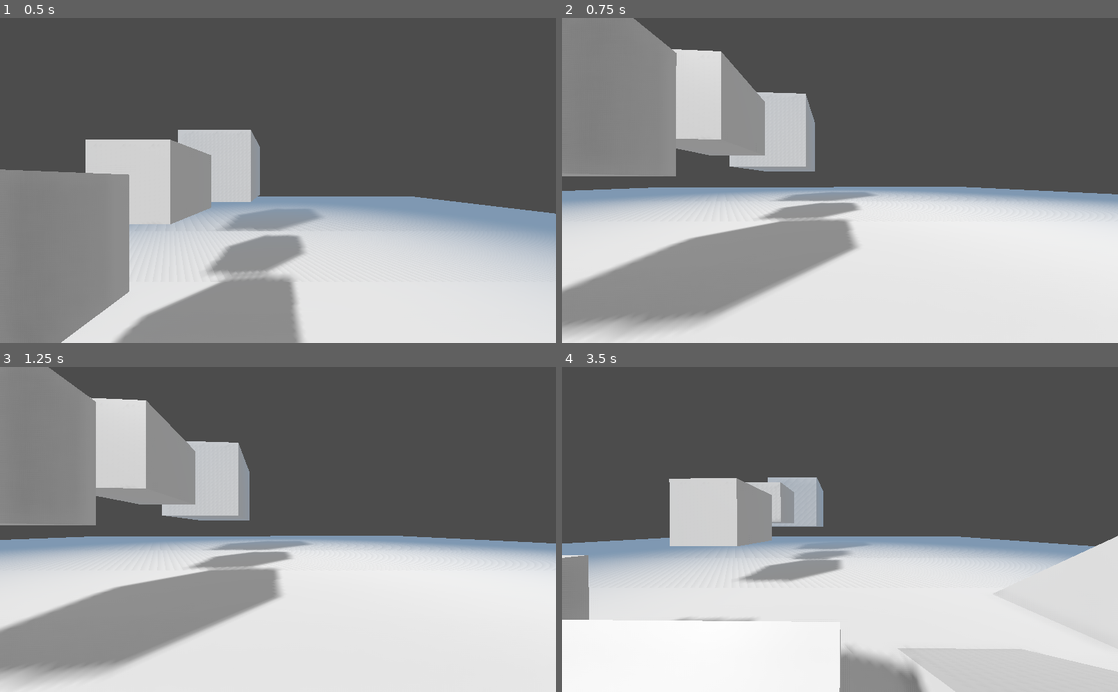
Above: before the commit, frames 1-4 (two rows, left to right).
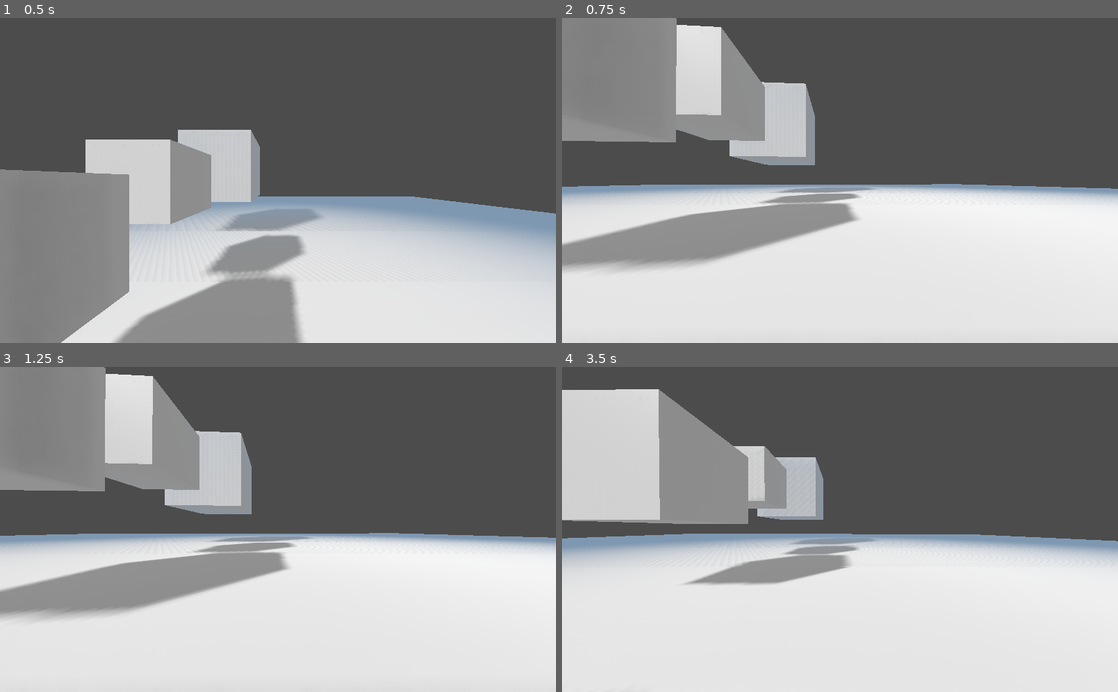
Above: after the commit, the same moments.

Repository: LoslierDimitri/Vampire
Game: Godot game, scene res://Main/Main.tscn
Same seed, same stepped clock (60 frames per second), same inputs: the game is played once before the commit and once after it.
Inputs (mouse positions are in pixels of both pictures, inside the frame that each line leads up to):
- Up to frame 1 (0.5 s): no input
- Up to frame 2 (0.75 s): move the mouse to (867, 180) at 0.52 s; hold C (c) from 0.53 s (still down)
- Up to frame 3 (1.25 s): keep holding C (c); tap D (d) at 0.8 s
- Up to frame 4 (3.5 s): tap Enter at 1.25 s; move the mouse to (812, 529) at 1.27 s; release C (c) at 1.28 s; tap D (d) at 1.35 s; tap S (s) at 1.55 s; tap Space (space) at 2, 3.05 s; move the mouse to (851, 523) at 2.02 s; hold S (s) 2.03-2.78 s; tap Shift (shift) at 2.3, 2.85 s; move the mouse to (834, 536) at 2.77 s

Frame 1 is identical in both runs. In frame 2, 24% of the frame differs, in the area x 0-100%, y 0-98%; in frame 3, 24%; in frame 4, 28%, in the area x 0-100%, y 6-100%.

Commit message:
Crouch and slide done
All basic movement done.

Todo:
Load scene with menu. Save and load game

Diff:
--- a/Vampire_godot/Player/Player.tscn
+++ b/Vampire_godot/Player/Player.tscn
@@ -10,8 +10,17 @@
 
 [sub_resource type="BoxShape" id=3]
 
+[sub_resource type="CylinderShape" id=7]
+height = 0.1
+
 [sub_resource type="CapsuleShape" id=1]
 height = 2.0
+
+[sub_resource type="CapsuleShape" id=5]
+height = 0.5
+
+[sub_resource type="CapsuleShape" id=6]
+height = 0.5
 
 [node name="Player" type="KinematicBody"]
 script = ExtResource( 2 )
@@ -36,17 +45,17 @@
 transform = Transform( 1, 0, 0, 0, 1, 0, 0, 0, 1, 0, 2, 0 )
 shape = SubResource( 4 )
 
-[node name="Area_climb_up" type="Area" parent="Player_stand"]
+[node name="Area_stand_climb_up" type="Area" parent="Player_stand"]
 transform = Transform( 1, 0, 0, 0, 1, 0, 0, 0, 1, 0, 0.5, -1.5 )
 
-[node name="Collision_climb_up" type="CollisionShape" parent="Player_stand/Area_climb_up"]
+[node name="Collision_climb_up" type="CollisionShape" parent="Player_stand/Area_stand_climb_up"]
 transform = Transform( 0.5, 0, 0, 0, 0.5, 0, 0, 0, 0.1, 0, 0, 0 )
 shape = SubResource( 2 )
 
-[node name="Area_climb_down" type="Area" parent="Player_stand"]
+[node name="Area_stand_climb_down" type="Area" parent="Player_stand"]
 transform = Transform( 1, 0, 0, 0, 1, 0, 0, 0, 1, 0, -0.5, -1.5 )
 
-[node name="Collision_climb_down" type="CollisionShape" parent="Player_stand/Area_climb_down"]
+[node name="Collision_climb_down" type="CollisionShape" parent="Player_stand/Area_stand_climb_down"]
 transform = Transform( 0.5, 0, 0, 0, 0.5, 0, 0, 0, 0.1, 0, 0, 0 )
 shape = SubResource( 3 )
 
@@ -55,23 +64,40 @@
 [node name="Player_crouch" type="Spatial" parent="."]
 
 [node name="Position_camera_crouch" type="Position3D" parent="Player_crouch"]
+transform = Transform( 1, 0, 0, 0, 1, 0, 0, 0, 1, 0, -0.25, 0 )
+
+[node name="Area_crouch_top" type="Area" parent="Player_crouch"]
+transform = Transform( 1, 0, 0, 0, 1, 0, 0, 0, 1, 0, 0.6, 0 )
+
+[node name="CollisionShape" type="CollisionShape" parent="Player_crouch/Area_crouch_top"]
+shape = SubResource( 7 )
 
 [node name="Player_slide" type="Spatial" parent="."]
 
 [node name="Position_camera_slide" type="Position3D" parent="Player_slide"]
+transform = Transform( 1, 0, 0, 0, 1, 0, 0, 0, 1, 0, -0.2, 0 )
+
+[node name="Timer_slide" type="Timer" parent="Player_slide"]
 
 [node name="Collision_stand" type="CollisionShape" parent="."]
 transform = Transform( 1, 0, 0, 0, -4.37114e-08, -1, 0, 1, -4.37114e-08, 0, 0, 0 )
+visible = false
 shape = SubResource( 1 )
 
 [node name="Collision_crouch" type="CollisionShape" parent="."]
+transform = Transform( 1, 0, 0, 0, -4.37114e-08, -1, 0, 1, -4.37114e-08, 0, -0.75, 0 )
+shape = SubResource( 5 )
 
 [node name="Collision_slide" type="CollisionShape" parent="."]
+transform = Transform( 1, 0, 0, 0, -4.37114e-08, -1, 0, 1, -4.37114e-08, 0, -0.75, 0 )
+visible = false
+shape = SubResource( 6 )
 
 [connection signal="body_entered" from="Player_stand/Area_stand_top" to="." method="_on_Area_stand_top_body_entered"]
 [connection signal="body_exited" from="Player_stand/Area_stand_top" to="." method="_on_Area_stand_top_body_exited"]
-[connection signal="body_entered" from="Player_stand/Area_climb_up" to="." method="_on_Area_climb_up_body_entered"]
-[connection signal="body_exited" from="Player_stand/Area_climb_up" to="." method="_on_Area_climb_up_body_exited"]
-[connection signal="body_entered" from="Player_stand/Area_climb_down" to="." method="_on_Area_climb_down_body_entered"]
-[connection signal="body_exited" from="Player_stand/Area_climb_down" to="." method="_on_Area_climb_down_body_exited"]
+[connection signal="body_entered" from="Player_stand/Area_stand_climb_up" to="." method="_on_Area_stand_climb_up_body_entered"]
+[connection signal="body_exited" from="Player_stand/Area_stand_climb_up" to="." method="_on_Area_stand_climb_up_body_exited"]
+[connection signal="body_entered" from="Player_stand/Area_stand_climb_down" to="." method="_on_Area_stand_climb_down_body_entered"]
+[connection signal="body_exited" from="Player_stand/Area_stand_climb_down" to="." method="_on_Area_stand_climb_down_body_exited"]
 [connection signal="timeout" from="Player_stand/Timer_climb" to="." method="_on_Timer_climb_timeout"]
+[connection signal="timeout" from="Player_slide/Timer_slide" to="." method="_on_Timer_slide_timeout"]
--- a/Vampire_godot/Script/Player.gd
+++ b/Vampire_godot/Script/Player.gd
@@ -14,6 +14,7 @@
 onready var COLLISION_SLIDE = get_node("Collision_slide")
 
 onready var TIMER_CLIMB = get_node("Player_stand/Timer_climb")
+onready var TIMER_SLIDE = get_node("Player_slide/Timer_slide")
 
 ##########################################################################
 #input variable
@@ -36,6 +37,7 @@
 var direction = Vector3()
 var movement = Vector3()
 var climb_movement = Vector3()
+var slide_movement = Vector3()
 
 var gravity_vector = Vector3()
 var gravity = 30
@@ -59,6 +61,13 @@
 export var timer_climb_fast = 0.5
 export var timer_climb_fast_value = 4
 
+var is_crouch = false
+
+var is_slide = false
+var slide_timer = false
+export var timer_slide_normal = 1
+export var timer_slide_long = 2
+
 ##########################################################################
 func _ready():
 	Input.set_mouse_mode(Input.MOUSE_MODE_CAPTURED)
@@ -73,6 +82,9 @@
 #	timer_climb_value_actual = timer_climb_normal_value
 	TIMER_CLIMB.wait_time = timer_climb_fast
 	timer_climb_value_actual = timer_climb_fast_value
+
+	TIMER_SLIDE.wait_time = timer_slide_normal
+#	TIMER_SLIDE.wait_time = timer_slide_long
 
 ##########################################################################
 func input():
@@ -116,9 +128,17 @@
 	if (input_d == true):
 		direction += transform.basis.x
 
+	if (input_c_just == true):
+		is_crouch = not is_crouch
+
 	speed_actual = speed_walk
 	if (input_shift == true and input_z == true):
 		speed_actual = speed_run
+	if (is_crouch == true):
+		speed_actual = speed_crouch
+
+	if (is_crouch == true and input_z == true and input_shift == true):
+		is_crouch = false
 
 	if (jump_stop == true):
 		gravity_vector = Vector3()
@@ -137,6 +157,23 @@
 	movement.z = direction.z * speed_actual + gravity_vector.z
 	movement.y = gravity_vector.y
 
+	if (climb_timer == false):
+		if (is_crouch == true):
+			COLLISION_STAND.disabled = true
+			COLLISION_CROUCH.disabled = false
+			COLLISION_SLIDE.disabled = true
+			CAMERA_PIVOT.global_transform.origin = POSITION_CAMERA_CROUCH.global_transform.origin
+		elif (is_slide == true):
+			COLLISION_STAND.disabled = true
+			COLLISION_CROUCH.disabled = true
+			COLLISION_SLIDE.disabled = false
+			CAMERA_PIVOT.global_transform.origin = POSITION_CAMERA_SLIDE.global_transform.origin
+		else:
+			COLLISION_STAND.disabled = false
+			COLLISION_CROUCH.disabled = true
+			COLLISION_SLIDE.disabled = true
+			CAMERA_PIVOT.global_transform.origin = POSITION_CAMERA_STAND.global_transform.origin
+
 	if (is_climb_up == false and is_climb_down == true):
 		if (input_z == true and input_space == true):
 			if (climb_timer == false):
@@ -146,10 +183,27 @@
 				climb_movement = Vector3(climb_movement_x, climb_movement_y, climb_movement_z)
 				TIMER_CLIMB.start()
 				COLLISION_STAND.disabled = true
+				COLLISION_CROUCH.disabled = true
+				COLLISION_SLIDE.disabled = true
 				climb_timer = true
+
+	if (input_z == true and input_c_just == true and input_shift == true):
+		var slide_movement_x = direction.x
+		var slide_movement_y = gravity_vector.y
+		var slide_movement_z = direction.z
+		slide_movement = Vector3(slide_movement_x, slide_movement_y, slide_movement_z) * speed_slide
+		is_slide = true
+		TIMER_SLIDE.start()
+		slide_timer = true
 
 	if (climb_timer == true):
 		movement = climb_movement
+	elif (slide_timer == true):
+		movement = slide_movement
+
+	if (slide_timer == true and input_space_just == true):
+		slide_timer = false
+		TIMER_SLIDE.stop()
 
 ##########################################################################
 func _physics_process(delta):
@@ -185,17 +239,24 @@
 	pass
 
 ##########################################################################
-func _on_Area_climb_up_body_entered(body):
+func _on_Area_stand_climb_up_body_entered(body):
 	is_climb_up = true
-func _on_Area_climb_up_body_exited(body):
+func _on_Area_stand_climb_up_body_exited(body):
 	is_climb_up = false
 
-func _on_Area_climb_down_body_entered(body):
+func _on_Area_stand_climb_down_body_entered(body):
 	is_climb_down = true
-func _on_Area_climb_down_body_exited(body):
+func _on_Area_stand_climb_down_body_exited(body):
 	is_climb_down = false
 
 ##########################################################################
 func _on_Timer_climb_timeout():
 	COLLISION_STAND.disabled = false
+	COLLISION_CROUCH.disabled = false
+	COLLISION_SLIDE.disabled = false
 	climb_timer = false
+
+##########################################################################
+func _on_Timer_slide_timeout():
+	slide_timer = false
+	is_slide = false
Not shown: 1 places in Vampire_godot/Player/Player.tscn that only renumber resources
